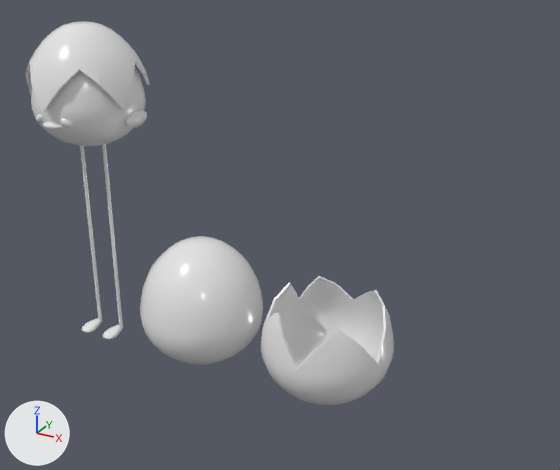
Two versions of the FBX model JourneyOfALeaf/Assets/JOF 3DMODELS/Chick.fbx, one commit apart.
One viewpoint serves both versions: a 50 mm lens placed at (0.1799, -0.1942, 0.1496), pointed at (0.0725, 0.001, 0.052). The axes (+X, +Y, +Z) are drawn at lower left. The lights are the same throughout. The picture after the commit comes second. Where no turn or scale is listed for an object, it has been applied to the vertices.

The older version as bpy lines, for what is in view:
```python
ob_beak = bpy.data.objects.new('Beak', me_mesh_003)
ob_beak.location = (0.0, -0.0177, 0.082)
ob_body = bpy.data.objects.new('Body', me_mesh_004)
ob_body.location = (0.0, 0.0, 0.0875)
ob_egg_bottom = bpy.data.objects.new('Egg_Bottom', me_mesh_001)
ob_egg_bottom.location = (0.0901, 0.0, 0.0)
ob_egg_full = bpy.data.objects.new('Egg_Full', me_mesh)
ob_egg_full.location = (0.0423, 0.0, 0.0)
ob_egg_top = bpy.data.objects.new('Egg_Top', me_mesh_007)
ob_egg_top.location = (0.0, -0.0003, 0.0874)
ob_leg_l = bpy.data.objects.new('Leg_L', me_mesh_008)
ob_leg_l.location = (0.0051, -0.0003, 0.0752)
ob_leg_r = bpy.data.objects.new('Leg_R', me_mesh_009)
ob_leg_r.location = (-0.0051, -0.0003, 0.0752)
ob_wing_l = bpy.data.objects.new('Wing_L', me_mesh_006)
ob_wing_l.location = (0.0182, -0.0038, 0.082)
```
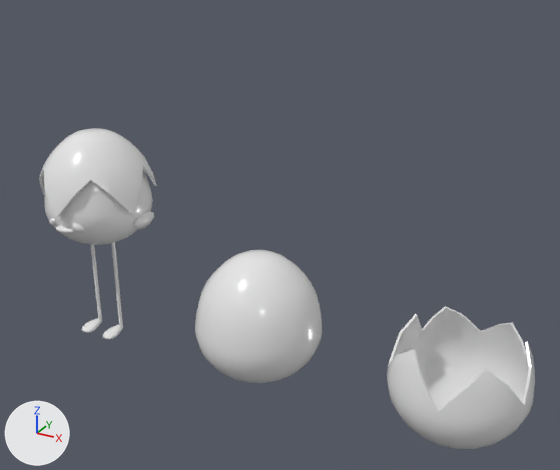
Where the newer file only moved an object's origin or applied its transform, the numbers keep the older frame.

Diff of the bpy script that builds the scene:
```diff
--- a/JourneyOfALeaf/Assets/JOF 3DMODELS/Chick.fbx.py
+++ b/JourneyOfALeaf/Assets/JOF 3DMODELS/Chick.fbx.py
@@ me_mesh_009 @@
 # used by ob_leg_r; location = (-0.0051, -0.0003, 0.0752)
-me_mesh_009.from_pydata(...)  # 100 vertices, 102 faces; spans x -0.0026..0.0026, y -0.0091..0.0008, z -0.0752..0.0
+me_mesh_009.from_pydata(...)  # 100 vertices, 102 faces; spans x -0.0026..0.0026, y -0.0091..0.0008, z -0.0752..-0.0332
+# me_mesh_009 part 2: all 9 vertices in x -0.0007..0.0007, y -0.0007..0.0007, z 0.0 are moved by (0.0, 0.0, -0.0332)
 me_mesh_009.materials.append(mat_mat_bird)
@@ me_mesh_008 @@
 # used by ob_leg_l; location = (0.0051, -0.0003, 0.0752)
-me_mesh_008.from_pydata(...)  # 100 vertices, 102 faces; spans x -0.0026..0.0026, y -0.0091..0.0008, z -0.0752..0.0
+me_mesh_008.from_pydata(...)  # 100 vertices, 102 faces; spans x -0.0026..0.0026, y -0.0091..0.0008, z -0.0752..-0.0332
+# me_mesh_008 part 1: all 9 vertices in x -0.0007..0.0007, y -0.0007..0.0007, z 0.0 are moved by (0.0, 0.0, -0.0332)
 me_mesh_008.materials.append(mat_mat_bird)
@@ ob_egg_top @@
 ob_egg_top = bpy.data.objects.new('Egg_Top', me_mesh_007)
-ob_egg_top.location = (0.0, -0.0003, 0.0874)
+ob_egg_top.location = (0.0, -0.0003, 0.0514)
@@ ob_wing_l @@
 ob_wing_l = bpy.data.objects.new('Wing_L', me_mesh_006)
-ob_wing_l.location = (0.0182, -0.0038, 0.082)
+ob_wing_l.location = (0.0182, -0.0038, 0.046)
@@ ob_body @@
 ob_body = bpy.data.objects.new('Body', me_mesh_004)
-ob_body.location = (0.0, 0.0, 0.0875)
+ob_body.location = (0.0, 0.0, 0.0515)
@@ ob_beak @@
 ob_beak = bpy.data.objects.new('Beak', me_mesh_003)
-ob_beak.location = (0.0, -0.0177, 0.082)
+ob_beak.location = (0.0, -0.0177, 0.046)
@@ ob_eyes @@
 ob_eyes = bpy.data.objects.new('Eyes', me_mesh_002)
-ob_eyes.location = (0.0, -0.0171, 0.0836)
+ob_eyes.location = (0.0, -0.0171, 0.0476)
@@ ob_egg_full @@
 ob_egg_full = bpy.data.objects.new('Egg_Full', me_mesh)
-ob_egg_full.location = (0.0423, 0.0, 0.0)
+ob_egg_full.location = (0.065, 0.0, 0.0)
@@ ob_egg_bottom @@
 ob_egg_bottom = bpy.data.objects.new('Egg_Bottom', me_mesh_001)
-ob_egg_bottom.location = (0.0901, 0.0, 0.0)
+ob_egg_bottom.location = (0.1334, 0.0, 0.0)
```

What differs and where, as boxes (x1, y1, x2, y2) in the pictures (560 x 470 px; the box of a moved part takes in the faces that stretch with it):
'Egg_Bottom', moved
    before: (261, 276, 394, 405)
    after: (387, 306, 535, 449)
'Egg_Full', moved
    before: (140, 236, 263, 364)
    after: (195, 250, 322, 383)
'Egg_Top', moved
    before: (26, 21, 150, 112)
    after: (39, 128, 157, 218)
'Body', moved
    before: (31, 67, 146, 146)
    after: (44, 170, 153, 245)
'Wing_L', moved
    before: (125, 110, 147, 128)
    after: (133, 211, 154, 229)
'Eyes', moved
    before: (36, 114, 73, 128)
    after: (49, 218, 84, 232)
'Beak', moved
    before: (43, 122, 62, 130)
    after: (56, 225, 74, 234)
part 1 of me_mesh_008, moved or reshaped
    before: (102, 144, 120, 294)
    after: (111, 242, 120, 294)
part 2 of me_mesh_009, moved or reshaped
    before: (80, 146, 97, 268)
    after: (90, 244, 97, 268)
